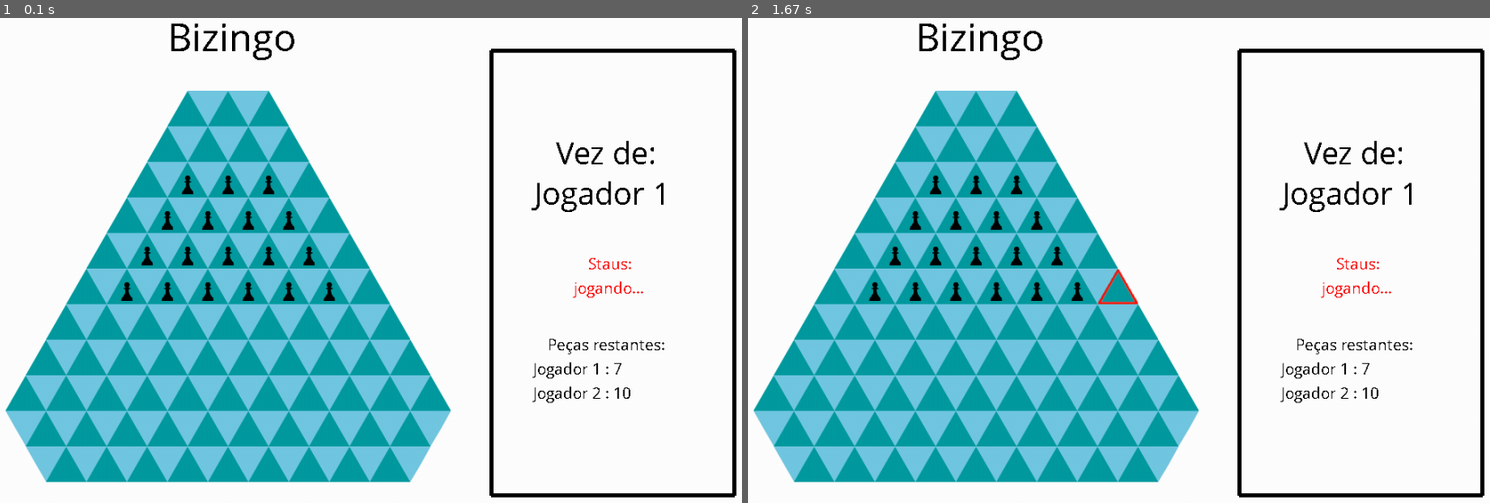
Above: before the commit, frames 1-2 (left to right).
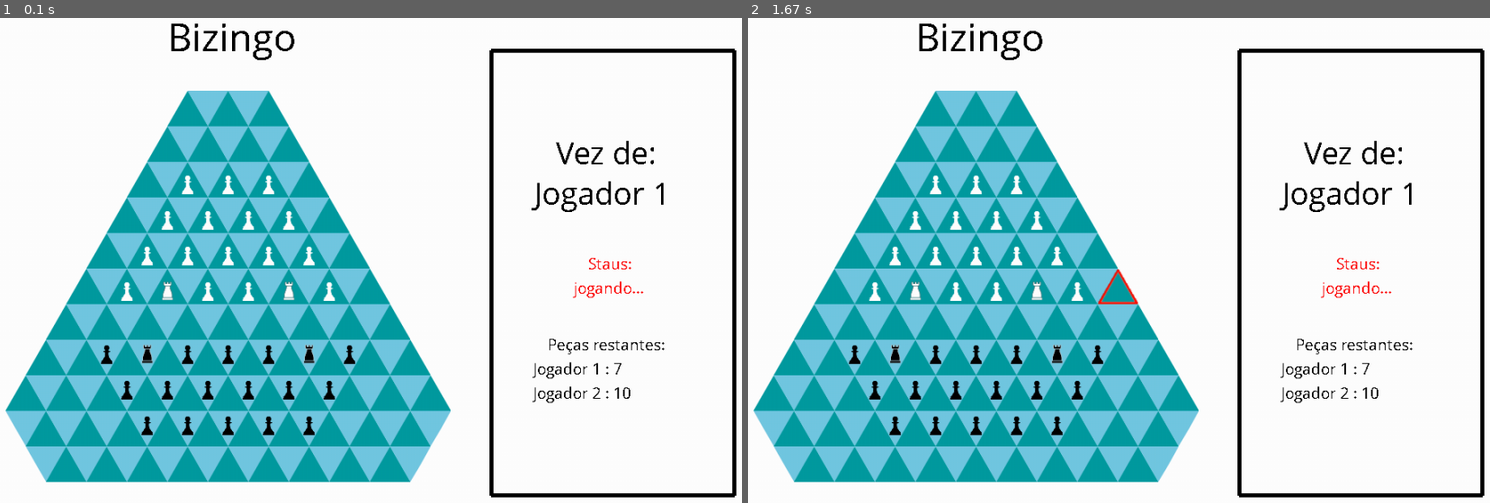
Above: after the commit, the same moments.

Repository: steph-cs/bizingo-pygame
Game: pygame game, started from Bizingo.py
Same seed, same stepped clock (60 frames per second), same inputs: the game is played once before the commit and once after it.
Inputs (mouse positions are in pixels of both pictures, inside the frame that each line leads up to):
- Up to frame 1 (0.1 s): no input
- Up to frame 2 (1.67 s): click (1119, 270) at 0.38 s; click (1193, 386) at 0.72 s

The runs differ from the first frame. In frame 1, 1.4% of the frame differs, in the area x 13-48%, y 32-87%; in frame 2, 1.4%.

Commit message:
Add files via upload

Diff:
--- a/Bizingo.py
+++ b/Bizingo.py
@@ -16,17 +16,23 @@
         self.area_t1 = pg.image.load('imgs/area_selecionada(1) 50x44.png')
 
         self.peca_t1 = pg.image.load('imgs/peca_preta 50x44.png')
+        self.cap_t1 = pg.image.load('imgs/cap_preta 50x44.png')
         self.peca_t2 = pg.image.load('imgs/peca_branca 50x44.png')
+        self.cap_t2 = pg.image.load('imgs/cap_branca 50x44.png')
 
         self._area_selecionada = False
         self._tabuleiro = []
 
 
     def point_collide(self, point):
-        for linha in self._tabuleiro:
-            peca = self.area_t2
-            triangulo = self._t2
-            for i in linha:
+        for linha in range(len(self._tabuleiro)):
+            if linha <= 8:
+                peca = self.area_t2
+                triangulo = self._t2
+            else:
+                peca = self.area_t1
+                triangulo = self._t1
+            for i in self._tabuleiro[linha]:
                 rect = i
                 color = None
 
@@ -51,6 +57,7 @@
                                 self.clear()
                                 self._area_selecionada = False
                             return rect
+
                 if triangulo == self._t2:
                     triangulo = self._t1
                     peca = self.area_t1
@@ -159,19 +166,46 @@
     def pecas_iniciais(self):
         for p in range(2):
             if p == 0:
-                #pretas
-                peca= self.peca_t1
+                #brancas
+                peca= self.peca_t2
+                cap = self.cap_t2
                 x_i = 2
                 x_f = 6
                 for i in range(2,6):
                     for c in range(len(self._tabuleiro[i])):
                         rect = self._tabuleiro[i][c]
                         if x_i<=c<=x_f and c%2 == 0:
-                            self._tela.blit(peca, (rect.x,rect.y ))
+                            if (i == 5) and (c == 4 or c == 10):
+                                self._tela.blit(cap, (rect.x,rect.y))
+                            else:
+                                self._tela.blit(peca, (rect.x,rect.y ))
                     x_f += 2
 
             else:
-                pass
+                #pretas
+                peca= self.peca_t1
+                cap = self.cap_t1
+                x_i = 1
+                x_f = 15
+                for i in range(7,10):
+                    if i < 9:
+                        x_i += 2
+                        for c in range(len(self._tabuleiro[i])):
+                            rect = self._tabuleiro[i][c]
+                            if x_i<=c<=x_f and c%2 != 0:
+                                if (i == 7) and (c == 5 or c == 13):
+                                    self._tela.blit(cap, (rect.x,rect.y- 10))
+                                else:
+                                    self._tela.blit(peca, (rect.x,rect.y- 10))
+                    else:
+                        x_i += 1
+                        x_f -= 1
+                        for c in range(len(self._tabuleiro[i])):
+                            rect = self._tabuleiro[i][c]
+                            if x_i<=c<=x_f and c%2 == 0:
+                                self._tela.blit(peca, (rect.x,rect.y- 10))
+
+
 
 
 
